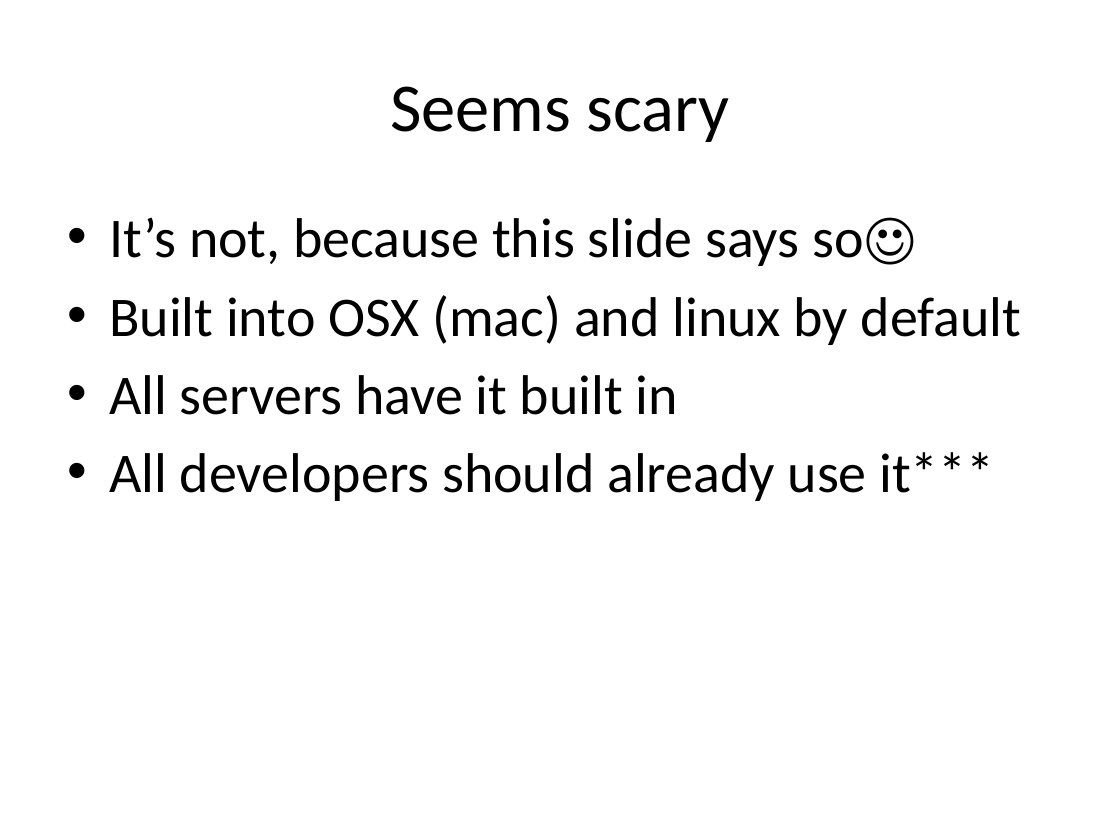
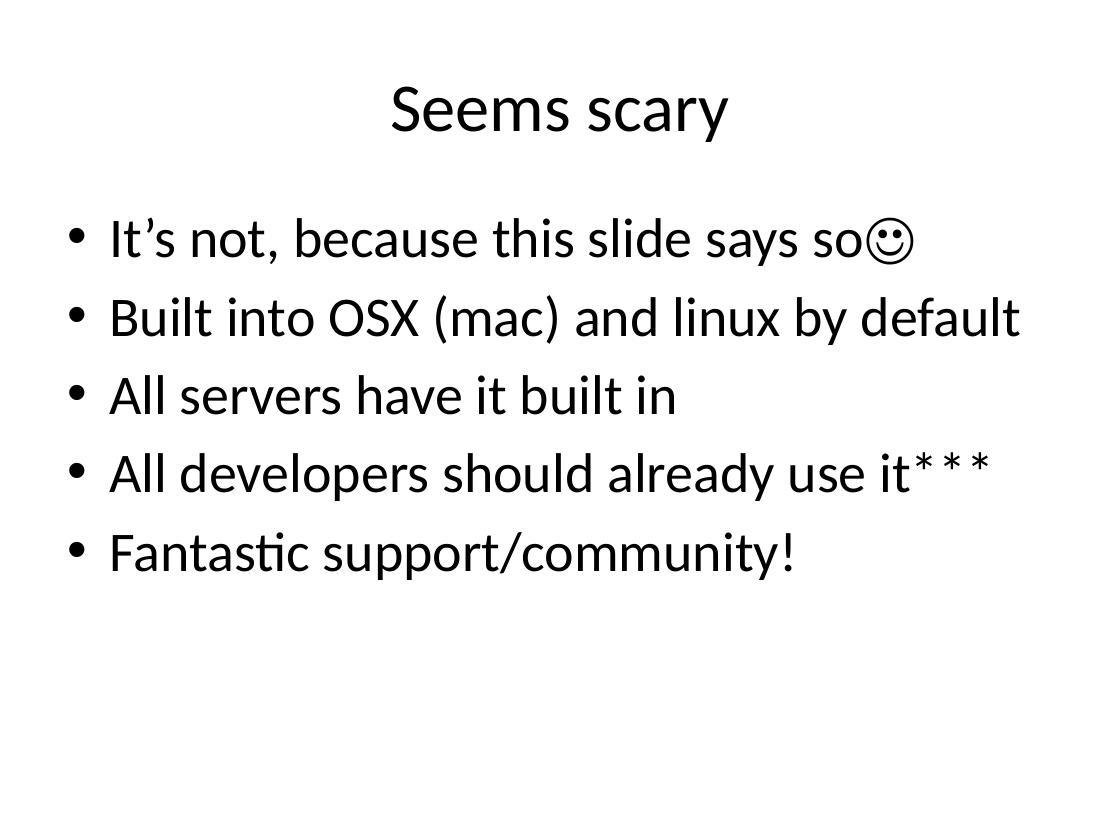
Before and after one commit to jtian1167/SLP-demo, a slide deck: slide 4 of SLP github.pptx. Drawn at 1120x840 pixels with LibreOffice and Linux fonts; fonts in the diff are those of the drawing. Boxes give left, top, right and bottom in pixels: in the first picture for what was removed or moved away, otherwise in the second. Text is boxed around its words. In the diff, an @@ line names an element or a change of style, - is before the commit and + after.

```diff
--- a/SLP github.pptx
+++ b/SLP github.pptx
@@ text at bbox=[109, 532, 797, 580]: paragraph added @@
+• Fantastic support/community!
```
Also in this commit, not shown: 3 other slides changed, 2 slides added.
